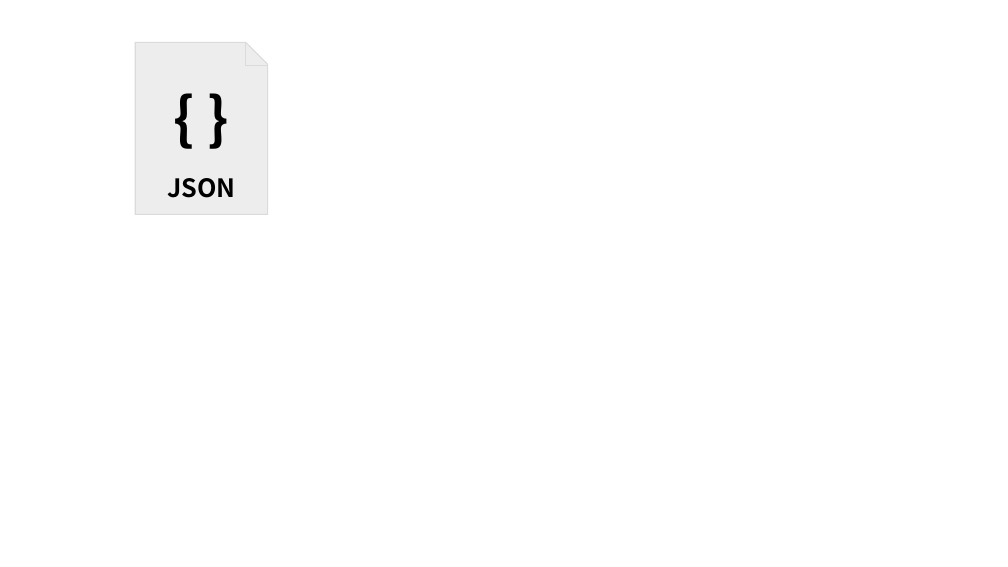
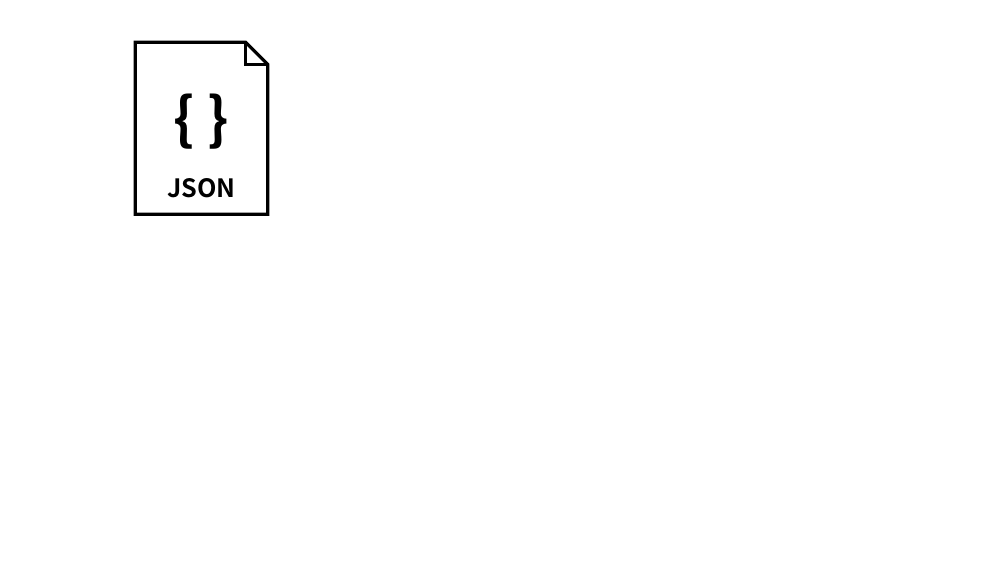
Before and after one commit to lumyjuwon/yuru-resume, a slide deck: slide 1 of hyramatools/src/image/Design.pptx. Drawn at 1008x567 pixels with LibreOffice and Linux fonts; fonts in the diff are those of the drawing. Boxes give left, top, right and bottom in pixels: in the first picture for what was removed or moved away, otherwise in the second. Text is boxed around its words. In the diff, an @@ line names an element or a change of style, - is before the commit and + after.

```diff
--- a/hyramatools/src/image/Design.pptx
+++ b/hyramatools/src/image/Design.pptx
@@ snip rect at box(135, 42, 268, 215): fill #EDEDED to #FFFFFF; outline #DBDBDB 1 pt to #000000 3 pt @@
@@ line (246, 43) - (246, 66): stroke #DBDBDB 1 pt to #000000 3 pt @@
@@ line (267, 64) - (245, 64): stroke #DBDBDB 1 pt to #000000 3 pt @@
```
Also in this commit, not shown: 15 other files.
